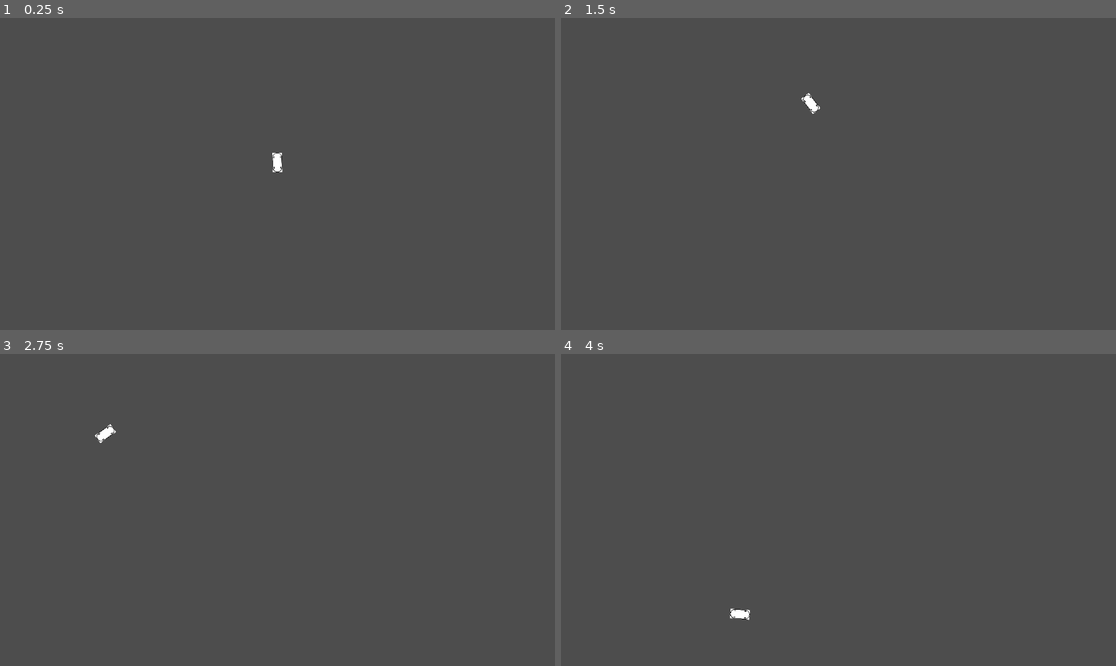
Above: before the commit, frames 1-4 (two rows, left to right).
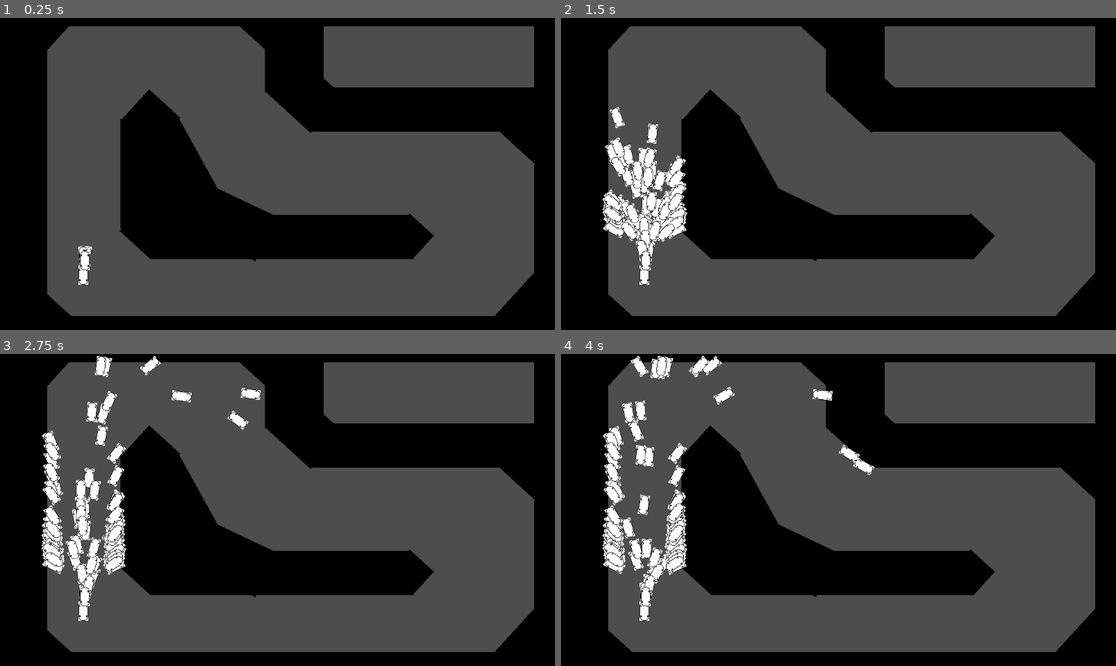
Above: after the commit, the same moments.

Repository: Eliyaan/IA_Voitures_GeneticAlgorithm
Game: Godot game, scene res://scene/main.tscn
The game is run twice, just before and just after one commit, with the same random seed, the same clock (stepped at 60 frames per second) and the same inputs.
Inputs:
- Up to frame 1 (0.25 s): no input
- Up to frame 2 (1.5 s): no input
- Up to frame 3 (2.75 s): no input
- Up to frame 4 (4 s): no input

The runs differ from the first frame. In frame 1, 42% of the frame differs, in the area x 0-100%, y 0-100%; in frame 2, 45%; in frame 3, 45%; in frame 4, 46%.

Commit message:
spawn de toutes les voitures reliées à leur nn et un terrain

Diff:
--- a/codes/main.gd
+++ b/codes/main.gd
@@ -4,7 +4,7 @@
 # Called when the node enters the scene tree for the first time.
 func _ready():
 	#Gen voitures
-	for _voiture in range(0, 1):
+	for _voiture in range(0, 200):
 		spawn_voitures()
 
 # Called every frame. 'delta' is the elapsed time since the previous frame.
@@ -14,6 +14,6 @@
 func spawn_voitures():
 	var car
 	car = voitures.instantiate()
-	car.position.x = 0
-	car.position.y = 0
+	car.position.x = -400
+	car.position.y = 200
 	$Voitures.add_child(car)
--- a/codes/voiture.gd
+++ b/codes/voiture.gd
@@ -1,8 +1,10 @@
 extends Node2D
 var deplac = Vector2(0, 0)
+var alive = false
+var points = 0
 var nn = {
 	#Consts
-	"nb_inputs" = 9,
+	"nb_inputs" = 8,
 	"nb_hidden_layer" = 1,
 	"nb_hidden_neurones" = [4],
 	"nb_outputs" = 2,
@@ -89,21 +91,34 @@
 # Called when the node enters the scene tree for the first time.
 func _ready():
 	init()
+	alive = true
 
 # Called every frame. 'delta' is the elapsed time since the previous frame.
 func _process(_delta):
-	$Controler/RayCast2D.force_raycast_update()
-	if $Controler/RayCast2D.is_colliding():
-		print($Controler/RayCast2D.get_collision_point())
-	var result = think([0.9, 0.1, -1, 0.3, 0.5, 0.4, 0.1, 1.2, -0.8])
-	deplac.y -= result[0]*2 - 1
-	if deplac.y > 0:
-		deplac.y = 0
-	rotation_degrees += (result[1]*2 - 1) * deplac.y * 0.08  # le 0.1 c'est un facteur changeable selon si on veut qu'elle tourne plus vite ou pas
-	var changement = Vector2(deplac.rotated(rotation))
-	position.x += changement.x/10  # le 10 est à quel point la voiture va être ralentie, facteur changeable
-	position.y += changement.y/10
+	if alive:
+		var nn_array = []
+		for i in range(len($Controler/Rays.get_children())):
+			$Controler/Rays.get_child(i).force_raycast_update()
+			if $Controler/Rays.get_child(i).is_colliding():
+				nn_array.append(2000 - $Controler/Rays.get_child(i).global_transform.origin.distance_to($Controler/Rays.get_child(i).get_collision_point()))
+			else:
+				nn_array.append(0)
+		nn_array.append(deplac.y)
+		var result = think(nn_array)
+		deplac.y -= result[0]*2 - 1
+		if deplac.y > 0:
+			deplac.y = 0
+		rotation_degrees += (result[1]*2 - 1) * deplac.y * 0.08  # le 0.1 c'est un facteur changeable selon si on veut qu'elle tourne plus vite ou pas
+		var changement = Vector2(deplac.rotated(rotation))
+		position.x += changement.x/10  # le 10 est à quel point la voiture va être ralentie, facteur changeable
+		position.y += changement.y/10
 
 func think(inputs):
 	reset()
 	return fprop(inputs)
+
+
+
+func _on_area_2d_body_entered(body):
+	if "Wall" in body.name:
+		alive = false
--- a/scene/main.tscn
+++ b/scene/main.tscn
@@ -2,8 +2,7 @@
 
 [ext_resource type="Script" path="res://codes/main.gd" id="1_c5d5b"]
 [ext_resource type="PackedScene" uid="uid://dlbqgeld5mfxf" path="res://scene/voiture.tscn" id="2_qud33"]
-
-[sub_resource type="RectangleShape2D" id="RectangleShape2D_vyfl7"]
+[ext_resource type="PackedScene" uid="uid://b12qt4hobwfh5" path="res://scene/wall.tscn" id="3_x67t4"]
 
 [node name="Main" type="Node2D"]
 script = ExtResource("1_c5d5b")
@@ -13,9 +12,94 @@
 
 [node name="Voitures" type="Node" parent="."]
 
-[node name="RigidBody2D" type="RigidBody2D" parent="."]
-position = Vector2(1, -180)
+[node name="Terrain" type="Node2D" parent="."]
 
-[node name="CollisionShape2D" type="CollisionShape2D" parent="RigidBody2D"]
-scale = Vector2(10, 10)
-shape = SubResource("RectangleShape2D_vyfl7")
+[node name="Wall" parent="Terrain" instance=ExtResource("3_x67t4")]
+position = Vector2(-530, -92)
+scale = Vector2(5.16179, 54.1487)
+
+[node name="Wall4" parent="Terrain" instance=ExtResource("3_x67t4")]
+position = Vector2(585, -4.99999)
+scale = Vector2(5.16179, 54.1487)
+
+[node name="Wall2" parent="Terrain" instance=ExtResource("3_x67t4")]
+position = Vector2(30, 342)
+scale = Vector2(57.2652, 4.73011)
+
+[node name="Wall6" parent="Terrain" instance=ExtResource("3_x67t4")]
+position = Vector2(7, 131)
+scale = Vector2(-27.1315, -4.56708)
+
+[node name="Wall8" parent="Terrain" instance=ExtResource("3_x67t4")]
+position = Vector2(366, -134)
+scale = Vector2(-29.7715, -4.56708)
+
+[node name="Wall5" parent="Terrain" instance=ExtResource("3_x67t4")]
+position = Vector2(72, -354)
+scale = Vector2(57.2652, 4.73011)
+
+[node name="Wall3" parent="Terrain" instance=ExtResource("3_x67t4")]
+position = Vector2(-265, -1)
+scale = Vector2(-6.13346, 11.3519)
+
+[node name="Wall7" parent="Terrain" instance=ExtResource("3_x67t4")]
+position = Vector2(35, -257)
+scale = Vector2(-6.13346, 8.63189)
+
+[node name="Voiture" parent="." instance=ExtResource("2_qud33")]
+position = Vector2(-403, 230)
+
+[node name="Wall" parent="." instance=ExtResource("3_x67t4")]
+position = Vector2(-127, 86)
+rotation = 0.442615
+scale = Vector2(11.3353, -5.16153)
+
+[node name="Wall11" parent="." instance=ExtResource("3_x67t4")]
+position = Vector2(-197, 5)
+rotation = 1.0666
+scale = Vector2(11.3353, -5.16153)
+
+[node name="Wall2" parent="." instance=ExtResource("3_x67t4")]
+position = Vector2(56, -166)
+rotation = 0.740528
+scale = Vector2(6.37092, -5.10674)
+
+[node name="Wall3" parent="." instance=ExtResource("3_x67t4")]
+position = Vector2(532, -92)
+rotation = 0.740528
+scale = Vector2(6.37092, -5.10674)
+
+[node name="Wall4" parent="." instance=ExtResource("3_x67t4")]
+position = Vector2(534, 298)
+rotation = 0.740528
+scale = Vector2(6.37092, -6.65954)
+
+[node name="Wall5" parent="." instance=ExtResource("3_x67t4")]
+position = Vector2(-517, -309)
+rotation = 0.740528
+scale = Vector2(6.37092, -6.65954)
+
+[node name="Wall10" parent="." instance=ExtResource("3_x67t4")]
+position = Vector2(-493, 326)
+rotation = 0.740528
+scale = Vector2(6.37092, -6.65954)
+
+[node name="Wall6" parent="." instance=ExtResource("3_x67t4")]
+position = Vector2(-13, -337)
+rotation = 0.740528
+scale = Vector2(6.37092, -6.65954)
+
+[node name="Wall7" parent="." instance=ExtResource("3_x67t4")]
+position = Vector2(-263, -115)
+rotation = 0.740528
+scale = Vector2(4.34942, -4.26808)
+
+[node name="Wall8" parent="." instance=ExtResource("3_x67t4")]
+position = Vector2(-267, 116)
+rotation = 0.740528
+scale = Vector2(4.34942, -4.26808)
+
+[node name="Wall9" parent="." instance=ExtResource("3_x67t4")]
+position = Vector2(277, 130)
+rotation = 0.740528
+scale = Vector2(3.41152, -3.34772)
--- a/scene/voiture.tscn
+++ b/scene/voiture.tscn
@@ -1,8 +1,12 @@
-[gd_scene load_steps=4 format=3 uid="uid://dlbqgeld5mfxf"]
+[gd_scene load_steps=5 format=3 uid="uid://dlbqgeld5mfxf"]
 
 [ext_resource type="Script" path="res://codes/voiture.gd" id="1_ct8nj"]
 [ext_resource type="Texture2D" uid="uid://bn3pwpnpvxttj" path="res://images/Voiture.png" id="2_rnmf6"]
 [ext_resource type="Texture2D" uid="uid://ocwdd7cfxve6" path="res://images/Roue.png" id="3_gmdyq"]
+
+[sub_resource type="CapsuleShape2D" id="CapsuleShape2D_qrht6"]
+radius = 9.08572
+height = 29.4962
 
 [node name="Voiture" type="Node2D"]
 scale = Vector2(0.1, 0.1)
@@ -36,6 +40,55 @@
 texture = ExtResource("3_gmdyq")
 metadata/_edit_lock_ = true
 
-[node name="RayCast2D" type="RayCast2D" parent="Controler"]
-position = Vector2(0, -390)
-target_position = Vector2(0, -1000)
+[node name="Rays" type="Node2D" parent="Controler"]
+scale = Vector2(10, 10)
+
+[node name="RayFront" type="RayCast2D" parent="Controler/Rays"]
+position = Vector2(0, -40)
+scale = Vector2(0.1, 0.1)
+target_position = Vector2(0, -2000)
+
+[node name="RayLeft30" type="RayCast2D" parent="Controler/Rays"]
+position = Vector2(-5, -38)
+rotation = -0.523599
+scale = Vector2(0.1, 0.1)
+target_position = Vector2(0, -2000)
+
+[node name="RayLeft60" type="RayCast2D" parent="Controler/Rays"]
+position = Vector2(-9, -34)
+rotation = -1.0472
+scale = Vector2(0.1, 0.1)
+target_position = Vector2(0, -2000)
+
+[node name="RayLeft90" type="RayCast2D" parent="Controler/Rays"]
+position = Vector2(-10, -29)
+rotation = -1.5708
+scale = Vector2(0.1, 0.1)
+target_position = Vector2(0, -2000)
+
+[node name="RayRight30" type="RayCast2D" parent="Controler/Rays"]
+position = Vector2(5, -38)
+rotation = 0.523599
+scale = Vector2(0.1, 0.1)
+target_position = Vector2(0, -2000)
+
+[node name="RayRight60" type="RayCast2D" parent="Controler/Rays"]
+position = Vector2(9, -34)
+rotation = 1.0472
+scale = Vector2(0.1, 0.1)
+target_position = Vector2(0, -2000)
+
+[node name="RayRight90" type="RayCast2D" parent="Controler/Rays"]
+position = Vector2(10, -29)
+rotation = 1.5708
+scale = Vector2(0.1, 0.1)
+target_position = Vector2(0, -2000)
+
+[node name="Area2D" type="Area2D" parent="Controler"]
+
+[node name="CollisionShape2D" type="CollisionShape2D" parent="Controler/Area2D"]
+position = Vector2(0, -200)
+scale = Vector2(9.90565, 12.883)
+shape = SubResource("CapsuleShape2D_qrht6")
+
+[connection signal="body_entered" from="Controler/Area2D" to="." method="_on_area_2d_body_entered"]
--- /dev/null
+++ b/scene/wall.tscn
@@ -0,0 +1,13 @@
+[gd_scene load_steps=3 format=3 uid="uid://b12qt4hobwfh5"]
+
+[ext_resource type="Texture2D" uid="uid://bp7gwt5ka12fp" path="res://images/wall.png" id="1_ef8rn"]
+
+[sub_resource type="RectangleShape2D" id="RectangleShape2D_6qxpr"]
+
+[node name="Wall" type="StaticBody2D"]
+
+[node name="CollisionShape2D" type="CollisionShape2D" parent="."]
+shape = SubResource("RectangleShape2D_6qxpr")
+
+[node name="Sprite2D" type="Sprite2D" parent="."]
+texture = ExtResource("1_ef8rn")
Binary file added: images/wall.png
Not shown, added: images/wall.png.import
Not shown, changed: README.md
